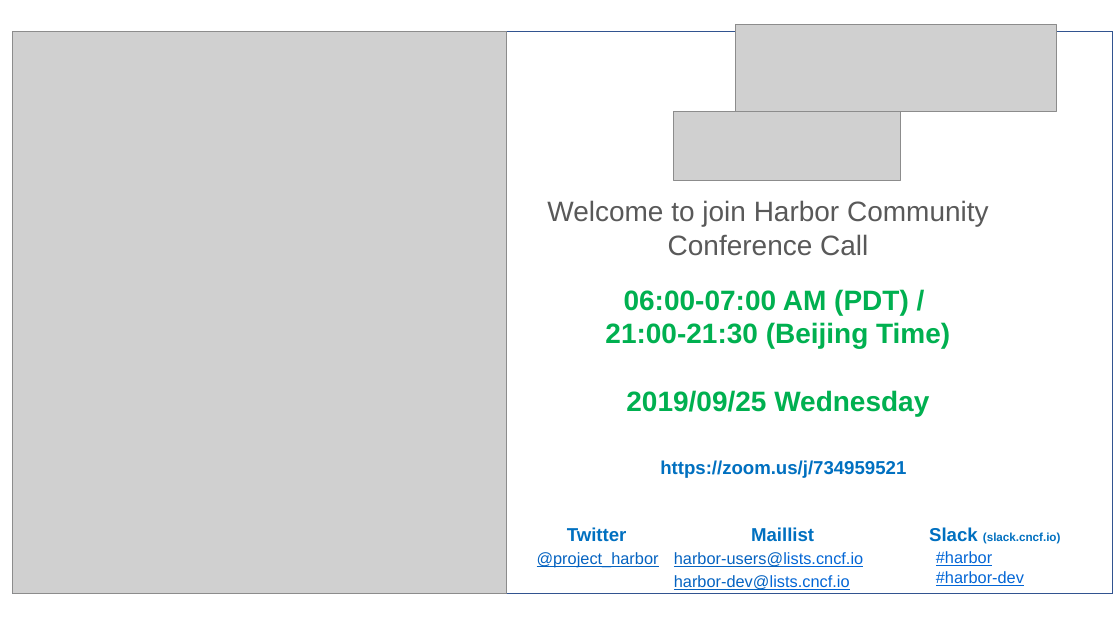
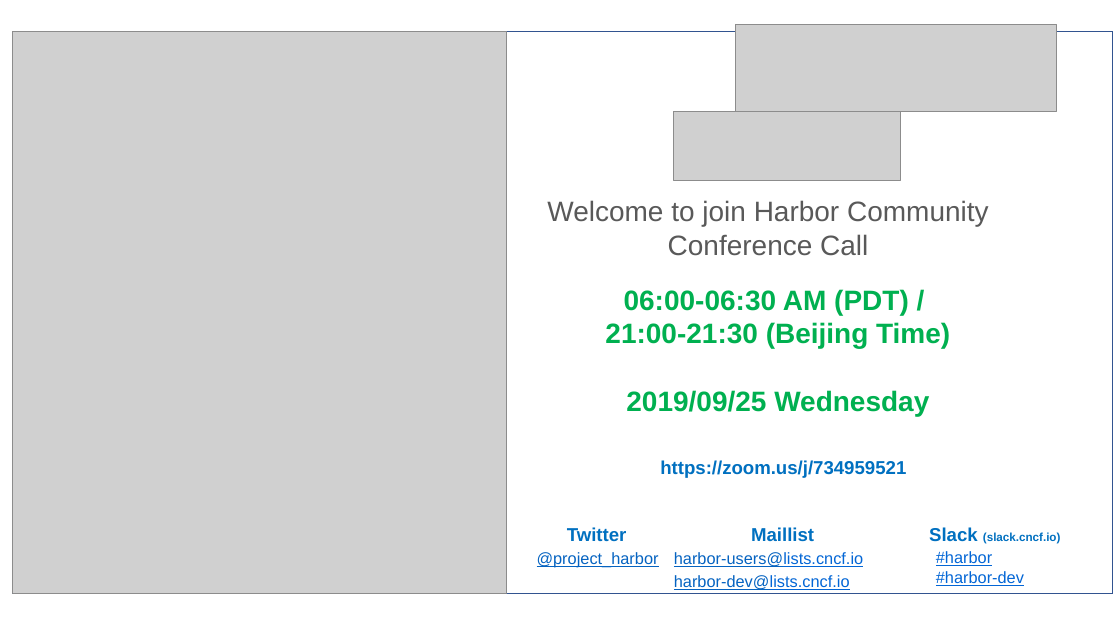
Before and after one commit to goharbor/community, a slide deck: slide 1 of conf-calls/2019-09-25/community_call_2019-09-25 .pptx. Drawn at 1120x630 pixels with LibreOffice and Linux fonts; fonts in the diff are those of the drawing; grey boxes stand for pictures. Boxes give left, top, right and bottom in pixels: in the first picture for what was removed or moved away, otherwise in the second. Text is boxed around its words. In the diff, an @@ line names an element or a change of style, - is before the commit and + after.

```diff
--- a/conf-calls/2019-09-25/community_call_2019-09-25 .pptx
+++ b/conf-calls/2019-09-25/community_call_2019-09-25 .pptx
@@ text at (624,289,909,315): text changed @@
-06:00-07:00 AM (PDT) /
+06:00-06:30 AM (PDT) /
```
Also in this commit, not shown: 1 other slide changed.
